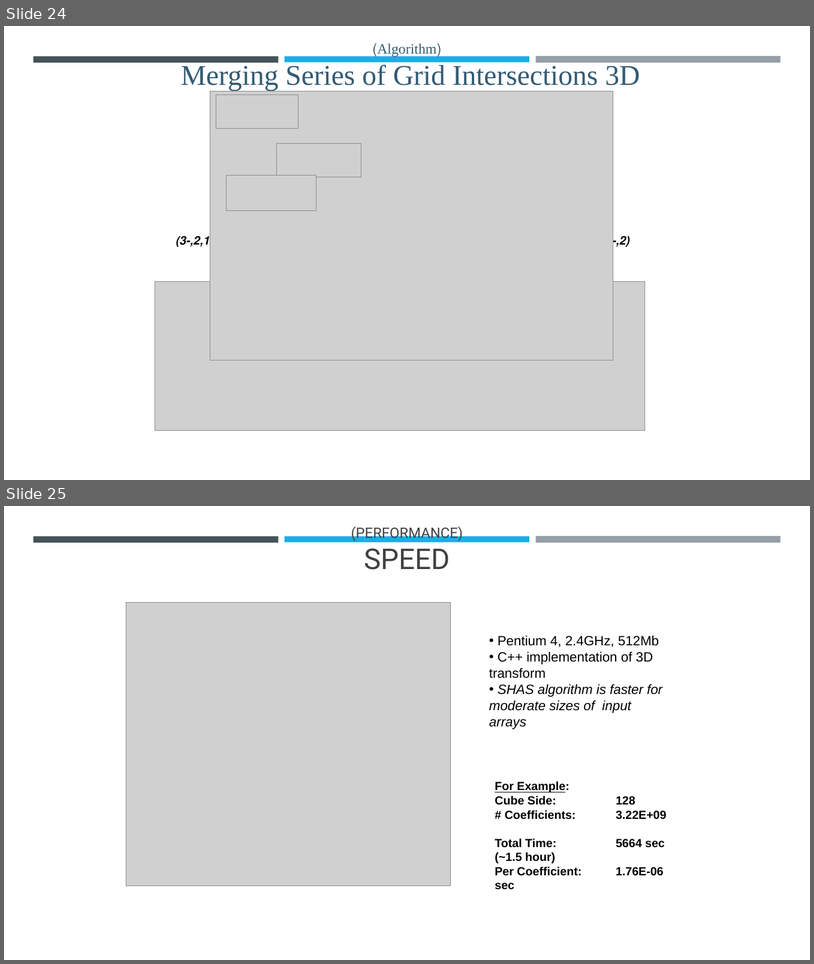
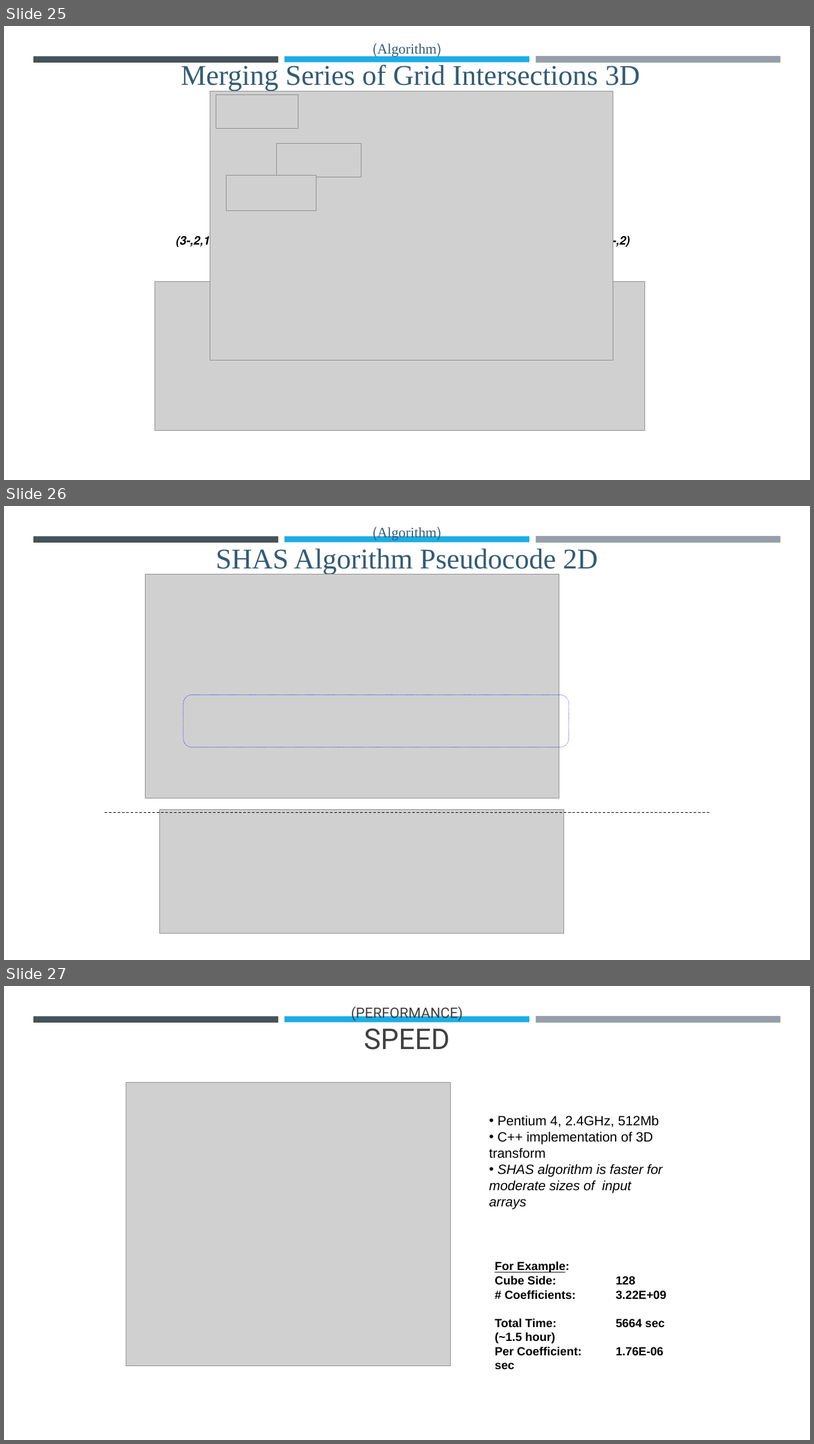
Before and after one commit to gvol11/MGA-MFD, a slide deck: Future Forward.pptx. Shown one above the other, each under a label of ours: slides 24 and 25 before the commit, slides 25, 26 and 27 after it. The pictures are 814x964 and 814x1444 pixels, drawn with LibreOffice and Linux fonts; fonts in the diff are those of the drawing; grey boxes stand for pictures. Boxes give left, top, right and bottom in pixels: in the first picture for what was removed or moved away, otherwise in the second. Text is boxed around its words. In the diff, an @@ line names an element or a change of style, - is before the commit and + after.

```diff
--- a/Future Forward.pptx
+++ b/Future Forward.pptx
@@ slide 26 added at <box>4,506,810,960</box>, background #FFFFFF; not listed: 3 template elements that a slide beside it also shows @@
@@ text added at <box>216,527,598,574</box>, 34 pt, text #335B74 @@
+(Algorithm)
+SHAS Algorithm Pseudocode 2D
@@ picture added at <box>146,574,560,798</box> @@
@@ rounded rectangle added at <box>183,695,570,747</box>, outline #0000FF 0.75 pt dashed @@
@@ picture added at <box>159,810,564,933</box> @@
@@ line added from (105, 812) to (710, 812), #000000 0.75 pt dashed @@
@@ what was slide 24 is now slide 25 @@
@@ what was slide 25 is now slide 27 @@
```
Also in this commit, not shown: 1 other slide added.
